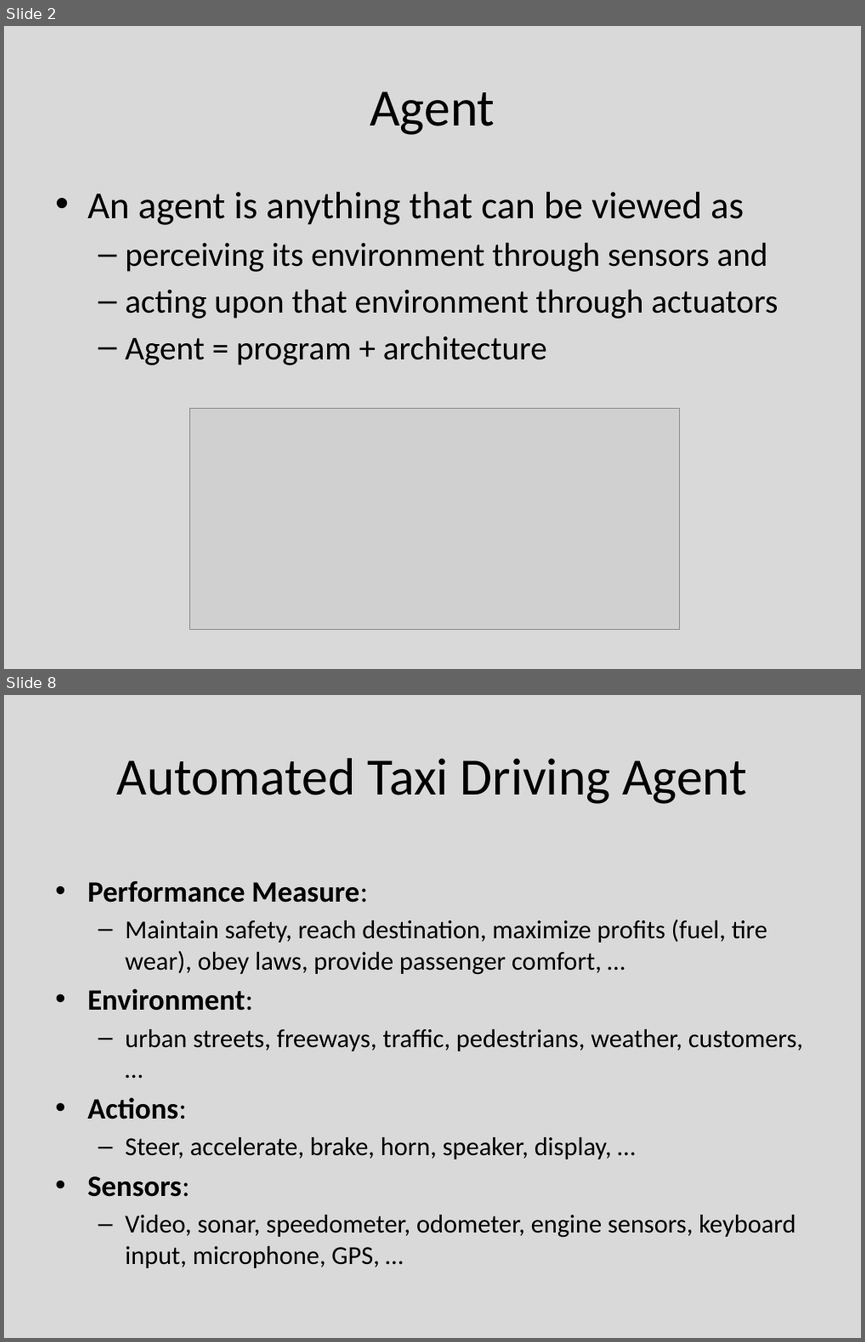
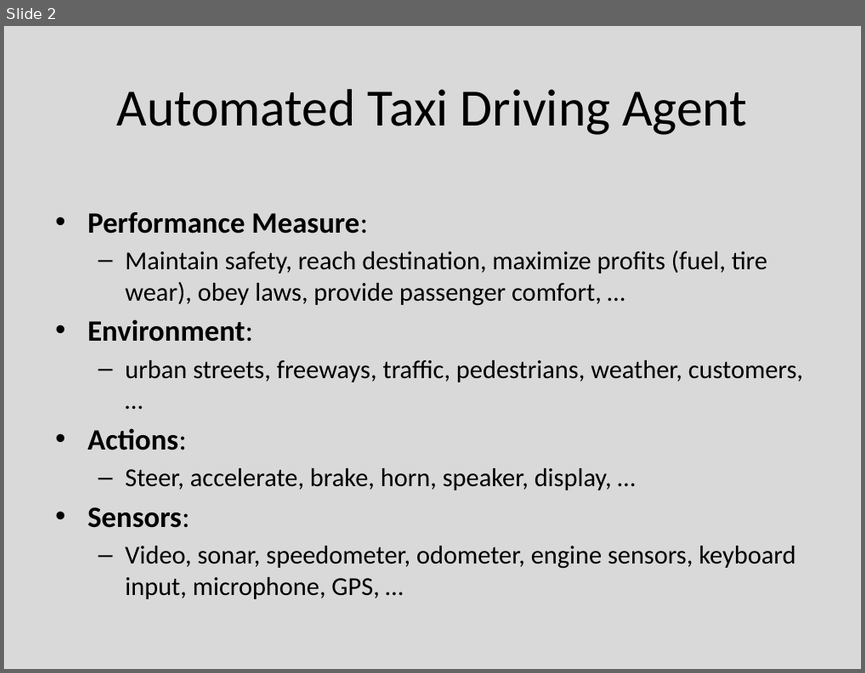
Before and after one commit to Mrtytt/SchoolNotes, a slide deck: 5_Donem_Ders_Notlari/YZ/02_intelligent agents.pptx. Shown one above the other, each under a label of ours: slides 2 and 8 before the commit, slide 2 after it; the slides between them are not shown. The pictures are 865x1342 and 865x673 pixels, drawn with LibreOffice and Linux fonts; fonts in the diff are those of the drawing; grey boxes stand for pictures. Boxes give left, top, right and bottom in pixels: in the first picture for what was removed or moved away, otherwise in the second. Text is boxed around its words. In the diff, an @@ line names an element or a change of style, - is before the commit and + after.

```diff
--- a/5_Donem_Ders_Notlari/YZ/02_intelligent agents.pptx
+++ b/5_Donem_Ders_Notlari/YZ/02_intelligent agents.pptx
@@ slide 2 removed at (4,26,861,669), background #D9D9D9 @@
@@ title removed at (370,91,494,135) @@
-Agent
@@ text removed at (87,192,778,365) @@
-• An agent is anything that can be viewed as
-  – perceiving its environment through sensors and
-  – acting upon that environment through actuators
-  – Agent = program + architecture
@@ picture removed at (190,408,680,630) @@
@@ what was slide 8 is now slide 2 @@
```
Also in this commit, not shown: 10 other slides removed, 8 other files.
